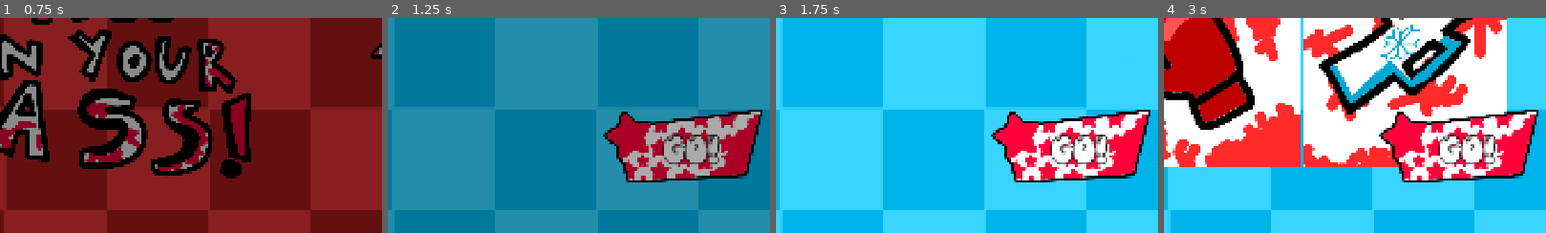
Above: before the commit, frames 1-4 (left to right).
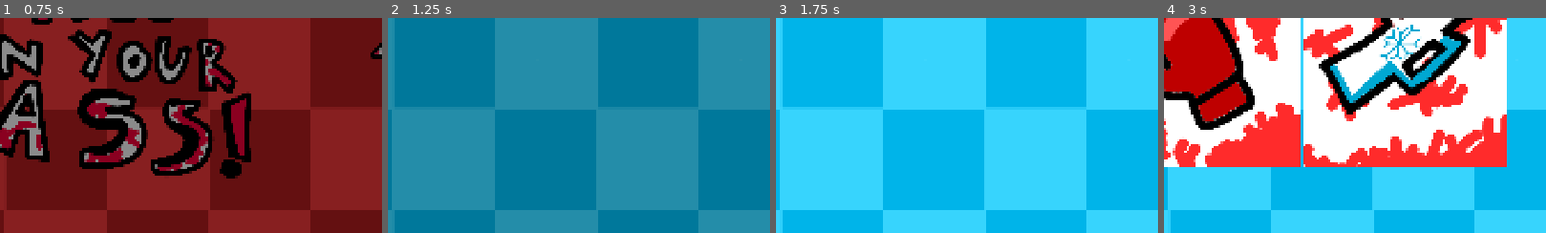
Above: after the commit, the same moments.

Repository: GuiDev-bit/Winter-Game-Jam
Game: Godot game, scene res://scenes/ui/main_menu.tscn
Same seed, same stepped clock (60 frames per second), same inputs: the game is played once before the commit and once after it.
Inputs (mouse positions are % of the whole screen's width and height, from its top left):
- Up to frame 1 (0.75 s): click "Start" at 0.5 s
- Up to frame 2 (1.25 s): no input
- Up to frame 3 (1.75 s): click (51, 80) at 1.25 s, where only the run before the commit has a clickable "GO!"
- Up to frame 4 (3 s): click (51, 80) at 2 s, where only the run before the commit has a clickable "GO!"; click "1" at 2.75 s
The pictures show only the part of the screen within x 13-63%, y 50-100%; the shares and areas given below are measured in that part.

Frame 1 is identical in both runs. In frame 2, 11% of the frame differs, in the area x 56-98%, y 42-77%; in frame 3, 11%; in frame 4, 10%.
Error before the commit: Trying to assign value of type 'TextureButton' to a variable of type 'Button'. (res://script/ui/level_selector.gd:6)

Commit message:
textbuton bug

Diff:
--- a/script/ui/level_selector.gd
+++ b/script/ui/level_selector.gd
@@ -3,9 +3,9 @@
 @onready var description_label : Label = $"PanelContainer/Control/Level Info/DesciptionLabel"
 @onready var weapon_choice : Control = $PanelContainer/Control/WeaponChoice
 @onready var choose_label : Label = $PanelContainer/Control/Label  # le label CHOOSE YOUR WEAPON
-@onready var btn_go : Button = $PanelContainer/Control/GO
-@onready var btn_gloves : Button = $PanelContainer/Control/WeaponChoice/BtnGloves
-@onready var btn_canon : Button = $PanelContainer/Control/WeaponChoice/BtnCanon
+@onready var btn_go : TextureButton = $PanelContainer/Control/GO
+@onready var btn_gloves : TextureButton = $PanelContainer/Control/WeaponChoice/BtnGloves
+@onready var btn_canon : TextureButton = $PanelContainer/Control/WeaponChoice/BtnCanon
 
 var selected_level_data : LevelData = null
 var selected_weapon : String = ""
